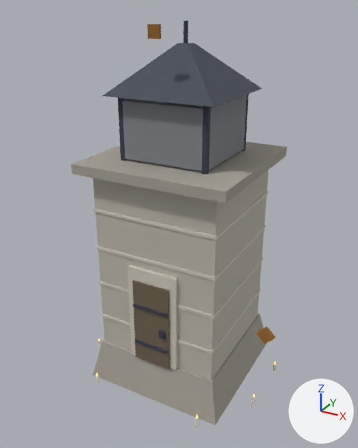
Before and after pictures for a commit that changed the glTF model assets/models/dressing/vigil_light.glb.
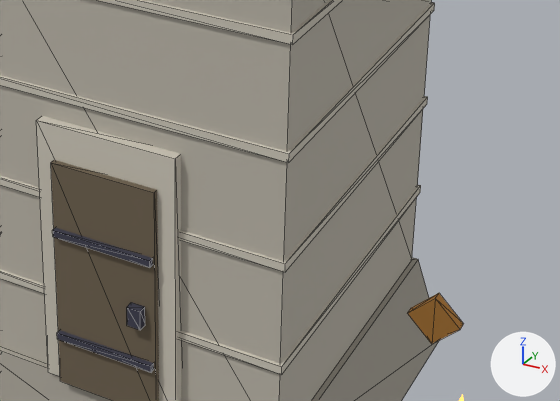
There are two pictures of each version: one whole from a 50 mm lens placed at (4.15, -7.78, 7.07), pointed at (-0.08, -0.09, 3.22), one close up on the part from 32% to 86% of the width and 50% to 81% of the height. Arrows for +X, +Y and +Z are at lower right; the lights stay in place. The older version's two pictures come first. The close-ups show mesh edges as thin lines. Vertices at exactly the same position are counted once.

Before the edit, the objects in view are built like this:
```python
me_cube = bpy.data.meshes.new('Cube')
me_cube.from_pydata(...)  # a box spanning x -1.2..1.2, y -1.2..1.2, z 0.8..4.4
me_cube.materials.append(mat_bone_d20)  # grey #beb8ab
me_cube_001 = bpy.data.meshes.new('Cube.001')
me_cube_001.from_pydata(...)  # a box spanning x -1.22..1.22, y -1.22..1.22, z 1.4..1.46; a box spanning x -1.22..1.22, y -1.22..1.22, z 2.15..2.21; a box spanning x -1.22..1.22, y -1.22..1.22, z 2.9..2.96; a box spanning x -1.22..1.22, y -1.22..1.22, z 3.65..3.71; a box spanning x -0.5..0.5, y -1.27..-1.17, z 0.8..2.75
me_cube_001.materials.append(mat_bone_d12)  # pale yellow #d1cabc
me_cube_020 = bpy.data.meshes.new('Cube.020')
me_cube_020.from_pydata(...)  # 8 vertices, 12 faces; spans x 2.008..2.319, y -1.27..-1.21, z 2.008..2.319
me_cube_020.materials.append(mat_ember_d35)  # brown #9d6b2a
ob_bone_d12 = bpy.data.objects.new('bone_d12', me_cube_001)
ob_bone_d12.location = (0.0, 0.0, 0.0)
ob_bone_d20 = bpy.data.objects.new('bone_d20', me_cube)
ob_bone_d20.location = (0.0, 0.0, 0.0)
ob_ember_d35 = bpy.data.objects.new('ember_d35', me_cube_020)
ob_ember_d35.location = (0.0, 0.0, 0.0)
# also in view: 'ink_l15' at (0.0, -0.27, 4.01); 'driftwood_d45' at (0.0, -1.26, 1.65); 'bone_d30' at (0.0, 0.0, 2.29)
```
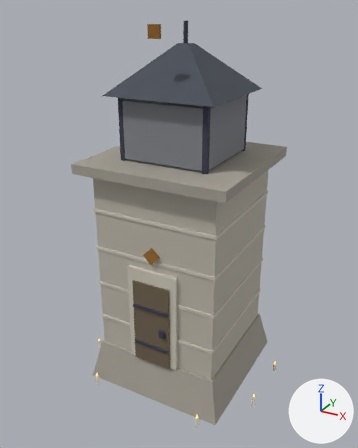
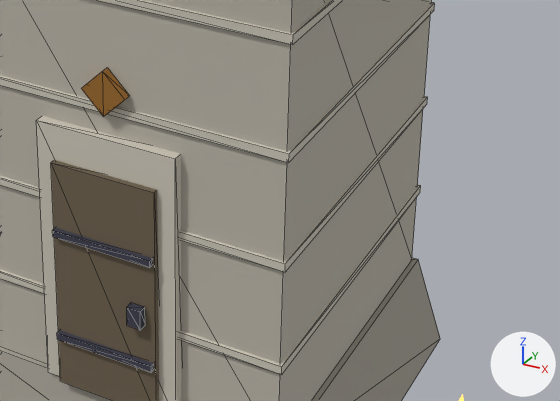
Boxes [x1, y1, x2, y2] around the edits, measured in the close-ups (560 x 401 px):
```json
{"object": "ember_d35", "change": "moved", "before": [407, 293, 463, 344], "after": [81, 67, 130, 117]}
```

The change, as JSON lines over the scene's bpy script:
```json
{"block": "me_cube_020", "where": "# used by ob_ember_d35; location = (0.0, 0.0, 0.0)"}
{"op": "remove", "block": "me_cube_020", "code": "me_cube_020.from_pydata(...)  # 8 vertices, 12 faces; spans x 2.008..2.319, y -1.27..-1.21, z 2.008..2.319"}
{"op": "add", "block": "me_cube_020", "code": "me_cube_020.from_pydata(...)  # 8 vertices, 12 faces; spans x -0.156..0.156, y -1.27..-1.21, z 2.904..3.216"}
{"block": "me_cube_020", "change": "me_cube_020 part 1: the whole mesh is moved by (-2.164, 0.0, 0.896)"}
```
